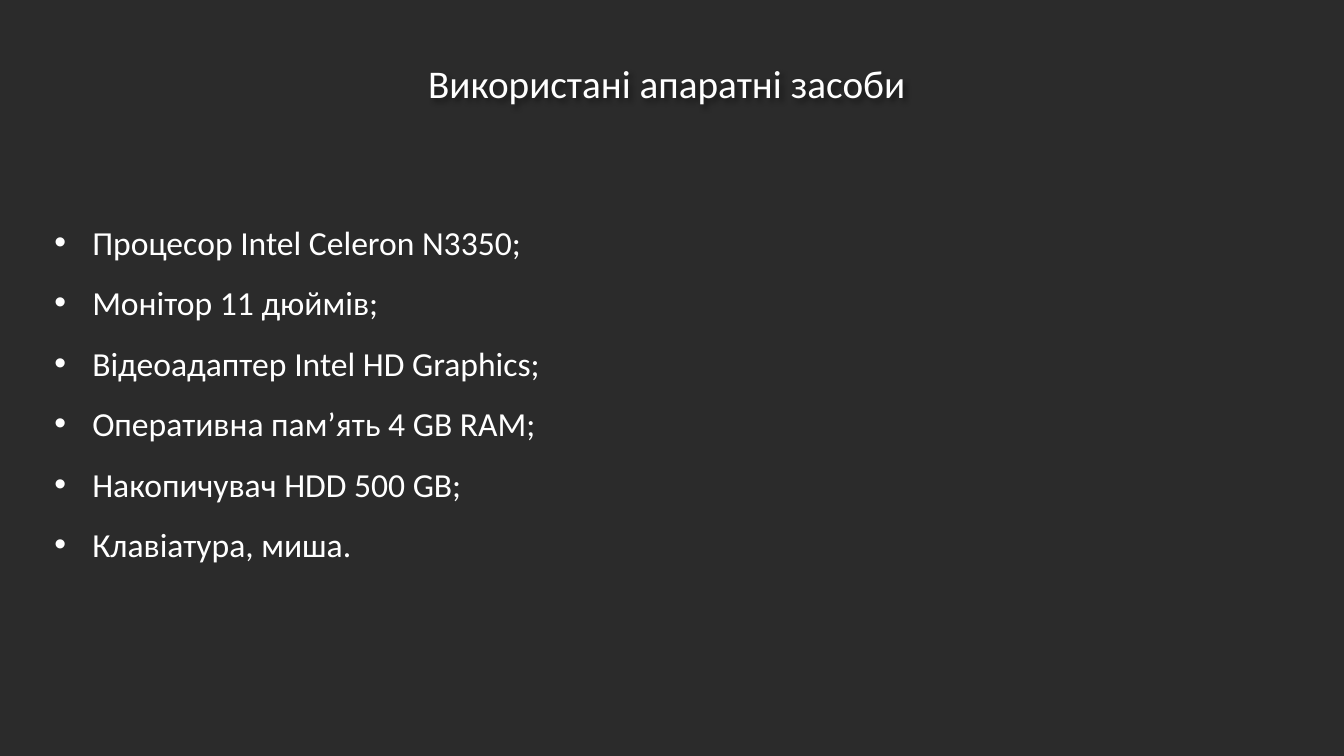
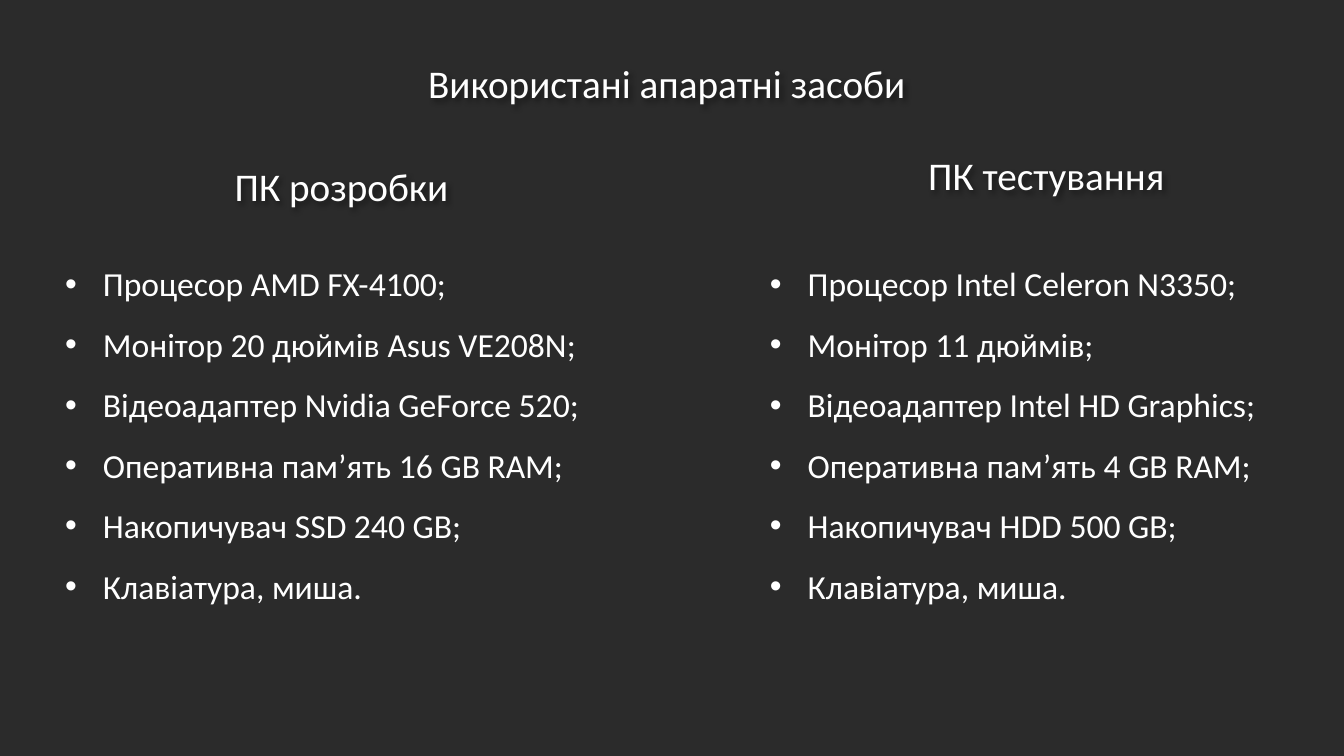
Before and after one commit to AkakiyAndrew/diploma, a slide deck: slide 6 of Диплом_Бондарь.А.П._презентация.pptx. Drawn at 1344x756 pixels with LibreOffice and Linux fonts; fonts in the diff are those of the drawing; background and template pictures are left out; a plain dark background stands for a picture behind light text. Boxes give left, top, right and bottom in pixels: in the first picture for what was removed or moved away, otherwise in the second. Text is boxed around its words. In the diff, an @@ line names an element or a change of style, - is before the commit and + after.

Commit message:
Diploma Presentation - 4

```diff
--- a/Диплом_Бондарь.А.П._презентация.pptx
+++ b/Диплом_Бондарь.А.П._презентация.pptx
@@ text added at (235,174,448,208), 28 pt, text #FFFFFF @@
+ПК розробки
@@ text added at (928,165,1165,197), 28 pt, text #FFFFFF @@
+ПК тестування
@@ text "Процесор Intel Celeron N3350;": place and size @@
-text "Процесор Intel Celeron N3350;" at (92,231,540,563)
+text "Процесор Intel Celeron N3350;" at (808,272,1256,605)
@@ text added at (103,274,579,605), 24 pt, text #FFFFFF @@
+• Процесор AMD FX-4100;
+• Монітор 20 дюймів Asus VE208N;
+• Відеоадаптер Nvidia GeForce 520;
+• Оперативна пам’ять 16 GB RAM;
+• Накопичувач SSD 240 GB;
+• Клавіатура, миша.
```
Also in this commit, not shown: 5 other files.
